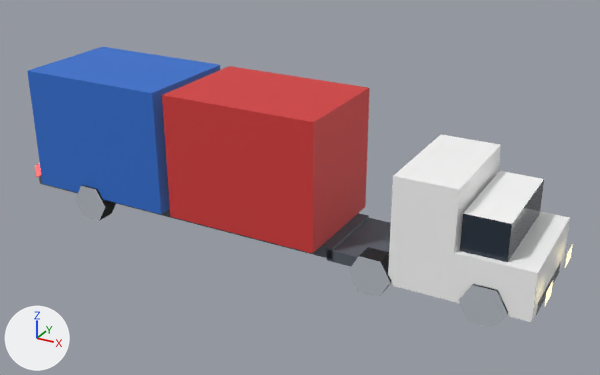
What one commit did to the glTF model public/models/props/semi_container.glb.
The view is the same before and after, from a 50 mm lens placed at (0.646, -1.135, 0.676), pointed at (0.017, 0.01, 0.103). Arrows for +X, +Y and +Z are at lower left; the lights stay in place. The picture after the commit comes second. Vertices at exactly the same position are counted once.

Before the edit, the objects in view are built like this:
```python
me_semi_container = bpy.data.meshes.new('semi_container')
me_semi_container.from_pydata(...)  # 154 vertices, 222 faces; spans x -0.52..0.462, y -0.104..0.104, z 0.005..0.269
me_semi_container.materials.append(mat_car_body)
me_semi_container.materials.append(mat_car_glass)
me_semi_container.materials.append(mat_metal_dark)
me_semi_container.materials.append(mat_sign_red)
me_semi_container.materials.append(mat_sign_blue)
me_semi_container.materials.append(mat_glow_head)
me_semi_container.materials.append(mat_glow_tail)
me_semi_container.materials.append(mat_tire)
me_semi_container.materials.append(mat_rim)
ob_semi_container = bpy.data.objects.new('semi_container', me_semi_container)
ob_semi_container.location = (0.0, 0.0, 0.0)
```
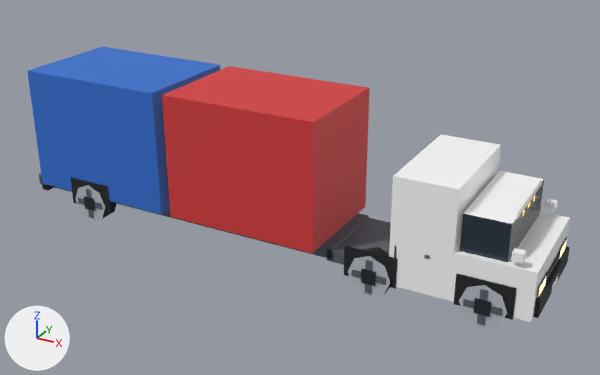
What differs and where, as boxes [x1, y1, x2, y2] in the pictures (600 x 375 px; the box of a moved part takes in the faces that stretch with it):
'semi_container', reshaped: before [27, 47, 573, 328]; after [27, 47, 570, 328]
part 1 of me_semi_container, added: after [511, 248, 526, 263]
part 2 of me_semi_container, added: after [545, 199, 558, 211]
part 3 of me_semi_container, added: after [533, 247, 570, 318]
part 4 of me_semi_container, added: after [41, 176, 54, 190]
part 5 of me_semi_container, moved or reshaped: before [545, 281, 553, 305]; after [539, 277, 546, 296]
part 6 of me_semi_container, moved or reshaped: before [565, 244, 573, 267]; after [560, 242, 566, 257]
part 7 of me_semi_container, moved or reshaped (not visible afterwards): before [35, 163, 41, 177]
part 8 of me_semi_container, built on: before [348, 247, 508, 328]; after [344, 143, 567, 328]
part 9 of me_semi_container, built on: before [75, 185, 116, 221]; after [71, 177, 117, 221]

Edits to the bpy script that builds the scene:
```text
Add mat_glow_sign:
    mat_glow_sign = bpy.data.materials.new('glow_sign')
    # nodes: BsdfPrincipled, Mix, OutputMaterial, VertexColor
    # colours: orange #ffc94d, orange #f5c04a, mixed with the vertex colours
Add mat_white:
    mat_white = bpy.data.materials.new('white')
    # nodes: BsdfPrincipled, Mix, OutputMaterial, VertexColor
    # colours: white #f1eee6, mixed with the vertex colours
Add mat_black:
    mat_black = bpy.data.materials.new('black')
    # nodes: BsdfPrincipled, Mix, OutputMaterial, VertexColor
    # colours: black #1b1d22, mixed with the vertex colours
Change me_semi_container:
    used by ob_semi_container; location = (0.0, 0.0, 0.0)
    remove me_semi_container.from_pydata(...)  # 154 vertices, 222 faces; spans x -0.52..0.462, y -0.104..0.104, z 0.005..0.269
    add me_semi_container.from_pydata(...)  # 401 vertices, 415 faces; spans x -0.52..0.458, y -0.106..0.106, z 0.0..0.269
    me_semi_container part 1: the loose piece of 8 vertices spanning x 0.335..0.405, y -0.09..0.09, z 0.109..0.169 is copied, and the copy is scaled about its middle by (0.229, 0.0667, 0.233), then moved by (0.05, -0.095, -0.013), in mat_car_body; it spans x 0.412..0.428, y -0.101..-0.089, z 0.119..0.133
    me_semi_container part 2: the loose piece of 8 vertices spanning x -0.52..0.12, y -0.07..0.07, z 0.029..0.049 is copied, and the copy is scaled about its middle by (0.025, 0.0857, 0.7), then moved by (0.62, 0.095, 0.087), in mat_car_body; it spans x 0.412..0.428, y 0.089..0.101, z 0.119..0.133
    me_semi_container part 3: the loose piece of 8 vertices spanning x 0.335..0.405, y -0.09..0.09, z 0.109..0.169 is copied, and the copy is scaled about its middle by (0.2, 1.02, 0.467), then moved by (0.08, 0.0, -0.091), in mat_black; it spans x 0.443..0.457, y -0.092..0.092, z 0.034..0.062
    me_semi_container part 4: the loose piece of 8 vertices spanning x -0.48..-0.2, y -0.1..0.1, z 0.049..0.269 is copied, and the copy is scaled about its middle by (0.05, 0.95, 0.127), then moved by (-0.14, 0.0, -0.111), in mat_black; it spans x -0.487..-0.473, y -0.095..0.095, z 0.034..0.062
    me_semi_container part 5: the loose piece of 4 vertices spanning x 0.462, y -0.084..-0.044, z 0.049..0.074 is moved by (-0.01, 0.0, 0.004)
    me_semi_container part 6: the loose piece of 4 vertices spanning x 0.462, y 0.044..0.084, z 0.049..0.074 is moved by (-0.01, 0.0, 0.004)
    me_semi_container part 7: the loose piece of 4 vertices spanning x -0.512, y -0.084..-0.044, z 0.049..0.074 is moved by (0.03, 0.0, 0.004)
    me_semi_container part 8: 32 vertices moved from x 0.182..0.398, y -0.104..0.104, z 0.005..0.067 to x 0.175..0.405, y -0.104..0.104, z 0.011..0.061; 151 vertices added at x 0.156..0.458, y -0.106..0.106, z 0.0..0.189
    me_semi_container part 9: 16 vertices moved from x -0.378..-0.342, y -0.104..0.104, z 0.005..0.067 to x -0.385..-0.335, y -0.104..0.104, z 0.011..0.061; 64 vertices added at x -0.488..-0.316, y -0.106..0.106, z 0.0..0.249
    other edits to the shape of me_semi_container do not show in these pictures
    add me_semi_container.materials.append(mat_black)
    add me_semi_container.materials.append(mat_white)
    add me_semi_container.materials.append(mat_glow_sign)
```
